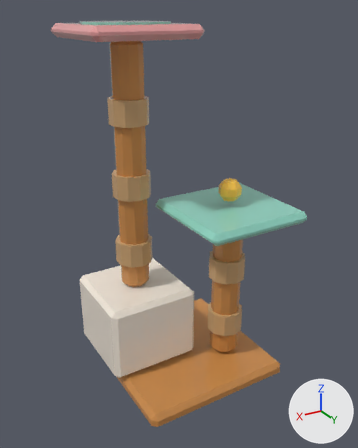
The glTF model assets/cat-cafe/exports/CatCafe_Furniture_CatTree.glb: old version first, new version second.
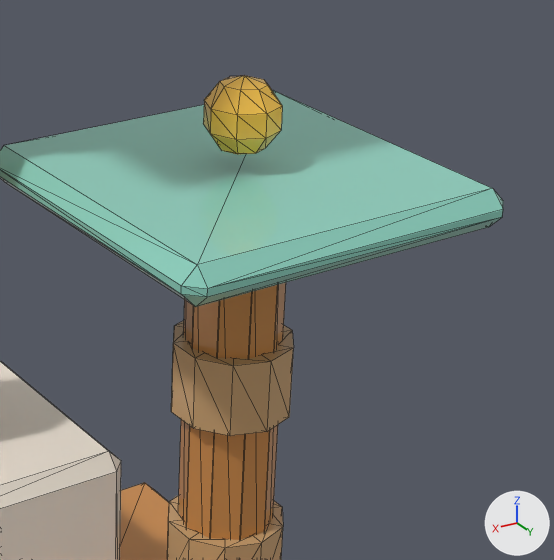
There are two pictures of each version: one whole from a camera (50 mm lens) standing at (3.02, 4.95, 4.58) and looking at (0.06, 0.01, 2.11), one close up on the part from 44% to 90% of the width and 35% to 72% of the height. Lighting does not change. The marker at lower right points along +X, +Y and +Z. The last two pictures show the newer version. The close-ups show mesh edges as thin lines. Vertices at exactly the same position are counted once.

Names of what the first close-up shows: 'CatCafe_Furniture_CatTree'.
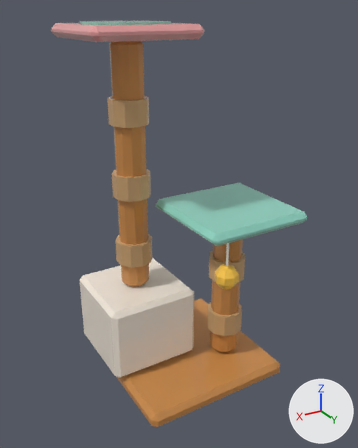
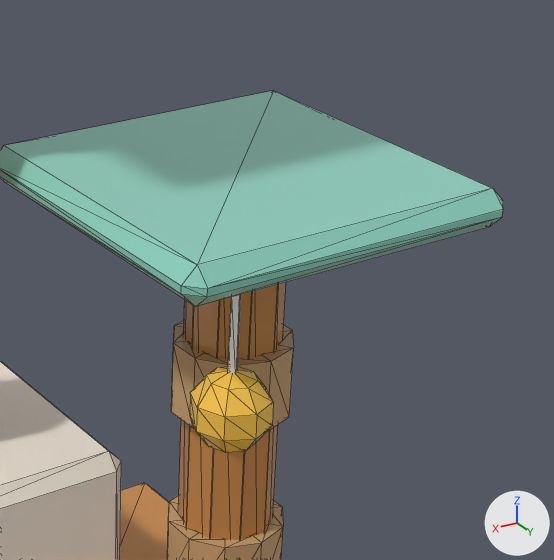
Pixel boxes (x1, y1, x2, y2) of what changed, in the close-ups (554 x 560 px; the box of a moved part takes in the faces that stretch with it):
'CatCafe_Furniture_CatTree', reshaped
    before: (0, 75, 503, 560)
    after: (0, 90, 503, 560)
part 1 of me_catcafe_furniture_cattree, moved or reshaped
    before: (203, 75, 282, 154)
    after: (190, 366, 273, 453)
part 2 of me_catcafe_furniture_cattree, added
    after: (228, 295, 241, 374)

The change, as a diff of the scene's bpy script:
```diff
--- a/assets/cat-cafe/exports/CatCafe_Furniture_CatTree.glb.py
+++ b/assets/cat-cafe/exports/CatCafe_Furniture_CatTree.glb.py
@@ me_catcafe_furniture_cattree @@
 # used by ob_catcafe_furniture_cattree; location = (0.0, 0.0, 0.0)
 # verts and faces of me_catcafe_furniture_cattree; kept vertices keep their numbers, new ones are numbered from 498
-me_catcafe_furniture_cattree.from_pydata(...)  # 498 vertices, 960 faces; spans x -1.2..1.15, y -1.05..1.0, z 0.0..4.47
+me_catcafe_furniture_cattree.from_pydata(...)  # 506 vertices, 972 faces; spans x -1.2..1.15, y -1.05..1.04, z 0.0..4.47
+# me_catcafe_furniture_cattree part 1: the loose piece of 34 vertices spanning x -0.64..-0.36, y 0.16..0.44, z 2.4..2.7 is moved by (0.45, 0.6, -0.8)
+# me_catcafe_furniture_cattree part 2
+verts[498] = (-0.05, 0.88, 1.88)
+verts[499] = (-0.05, 0.88, 2.21)
+verts[500] = (-0.07, 0.9, 1.88)
+verts[501] = (-0.07, 0.9, 2.21)
+for new, old in zip([*range(502, 506)], [*range(498, 502)]): verts[new] = verts[old] + (0.02, 0.02, 0.0)
+faces += [(503, 504, 505), (502, 504, 503), (499, 502, 503), (498, 502, 499), (501, 503, 505), (499, 503, 501)]
+faces += [(498, 499, 501), (498, 501, 500), (500, 501, 505), (500, 505, 504), (498, 504, 502), (498, 500, 504)]
 me_catcafe_furniture_cattree.materials.append(mat_catcafe_palette)
```
